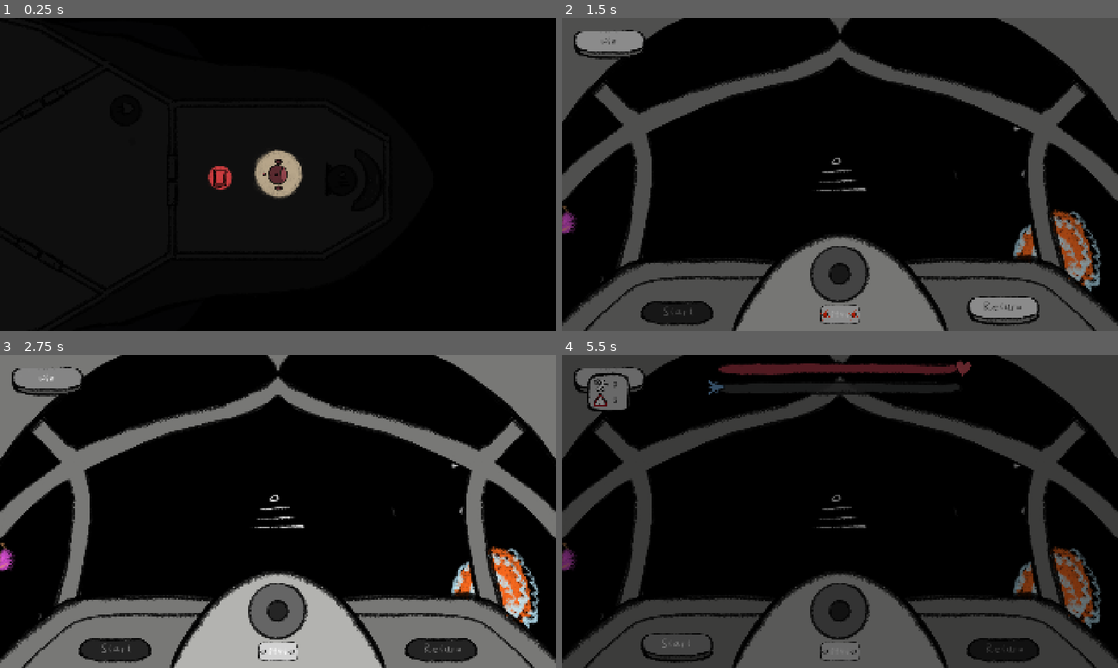
Above: before the commit, frames 1-4 (two rows, left to right).
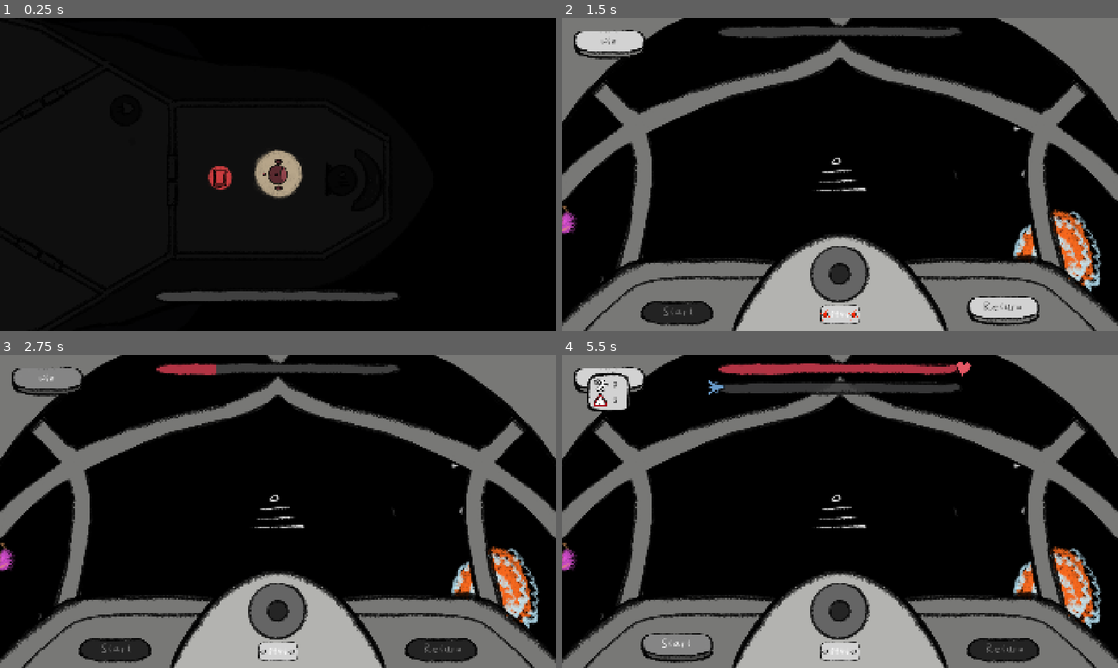
Above: after the commit, the same moments.

Repository: xxPigelxx/spacewrecked
Game: Godot game, scene res://Scenes/MainGame.tscn
Same seed, same stepped clock (60 frames per second), same inputs: the game is played once before the commit and once after it. This scene is started directly instead of the project's main scene. Sound files missing from this copy of the repository are replaced by a short silence.
Inputs (mouse positions are in pixels of both pictures, inside the frame that each line leads up to):
- Up to frame 1 (0.25 s): no input
- Up to frame 2 (1.5 s): tap Enter at 0.5 s; move the mouse to (962, 158) at 0.52 s; hold Right (move_right) 0.53-1.25 s; hold Shift (run) 0.53-1.25 s; click (962, 158) at 0.67 s; tap E (interact) at 1.25 s; drag from (873, 152) to (695, 180) at 1.27 s
- Up to frame 3 (2.75 s): click "win" at 2 s
- Up to frame 4 (5.5 s): click (840, 611) at 2.75 s; tap Enter at 3.5 s; move the mouse to (895, 442) at 3.52 s; hold Right (move_right) 3.53-4.25 s; hold Shift (run) 3.53-4.25 s; tap F (flash_light) at 3.6 s; click (895, 442) at 3.67 s; tap Space at 4.25 s; drag from (812, 574) to (695, 517) at 4.27 s; click "Start" at 5 s

The runs differ from the first frame. In frame 1, 1.2% of the frame differs, in the area x 28-72%, y 87-91%; in frame 2, 35%; in frame 3, 1.3%; in frame 4, 37%, in the area x 0-100%, y 0-100%.

Commit message:
Refine HUD health flow and puzzle UI layering
Adds tutorial health progression so each solved tutorial malfunction restores health in equal steps, and updates the health bar to animate those setup-phase fills. Heartbeat timing/audio was moved from AudioManager into ship_health_bar.gd with a dedicated player, configurable beat/volume thresholds, and new heartbeat assets. Scene updates also adjust CanvasLayer ordering, HUD mouse filtering/process behavior, and multiple puzzle/questionnaire layout positions to keep UI elements readable and correctly stacked.

Diff:
--- a/Scenes/MainGame.tscn
+++ b/Scenes/MainGame.tscn
@@ -307,9 +307,13 @@
 script = ExtResource("16_ktwve")
 
 [node name="hud" type="CanvasLayer" parent="." unique_id=749700066]
+process_mode = 3
+layer = 2
 
 [node name="InfroBars" parent="hud" unique_id=1636553147 instance=ExtResource("24_him8o")]
+mouse_filter = 2
 
 [node name="MalfunctionCounter" parent="hud" unique_id=308412049 instance=ExtResource("25_malfc")]
 offset_right = 124.0
 offset_bottom = 110.0
+mouse_filter = 2
--- a/Scenes/Puzzle/MixPuzzle/mix_Game.tscn
+++ b/Scenes/Puzzle/MixPuzzle/mix_Game.tscn
@@ -3,6 +3,7 @@
 [ext_resource type="Script" uid="uid://5fx0xgbsgc3n" path="res://script/mix_game.gd" id="1_4gov1"]
 [ext_resource type="Texture2D" uid="uid://1q66y115y7eb" path="res://resources/assets/Procreate_Sprites.png" id="2_30gtw"]
 [ext_resource type="Theme" uid="uid://bklgnj0j64yhy" path="res://resources/themes/buttontheam.tres" id="3_u1vo2"]
+[ext_resource type="FontFile" uid="uid://co5jd8hfs2m01" path="res://resources/fonts/Space-Regular.ttf" id="3_xbm6e"]
 [ext_resource type="Texture2D" uid="uid://rv48om81h8jr" path="res://resources/assets/animation/water/water1.tres" id="4_xbm6e"]
 [ext_resource type="Texture2D" uid="uid://7tn74alrr2ru" path="res://resources/assets/animation/water/water2.tres" id="5_mrb28"]
 [ext_resource type="Texture2D" uid="uid://cowl12dmddoth" path="res://resources/assets/animation/water/water3.tres" id="6_6u23x"]
@@ -76,14 +77,33 @@
 anchor_right = 1.0
 anchor_bottom = 1.0
 offset_left = 245.0
-offset_top = 44.0
+offset_top = -35.0
 offset_right = -307.0
-offset_bottom = -26.0
+offset_bottom = -105.0
 grow_horizontal = 2
 grow_vertical = 2
+scale = Vector2(0.9, 0.9)
+pivot_offset_ratio = Vector2(0.5, 0.5)
 mouse_filter = 2
 mouse_behavior_recursive = 2
 theme_override_styles/panel = SubResource("StyleBoxTexture_p5xu6")
+
+[node name="Label" type="Label" parent="Panel2" unique_id=647755221]
+layout_mode = 1
+anchors_preset = 5
+anchor_left = 0.5
+anchor_right = 0.5
+offset_left = -221.11115
+offset_top = 17.222221
+offset_right = 221.88885
+offset_bottom = 82.22222
+grow_horizontal = 2
+theme_override_colors/font_color = Color(0.17641911, 0.17641908, 0.17641908, 1)
+theme_override_fonts/font = ExtResource("3_xbm6e")
+theme_override_font_sizes/font_size = 64
+text = "Treibstoff Lager"
+horizontal_alignment = 1
+vertical_alignment = 1
 
 [node name="Panel" type="Panel" parent="Panel2" unique_id=359702033]
 layout_mode = 1
@@ -114,7 +134,7 @@
 offset_bottom = -31.0
 grow_horizontal = 2
 grow_vertical = 0
-theme_override_constants/separation = 272
+theme_override_constants/separation = 530
 alignment = 1
 
 [node name="winBt" type="Button" parent="Panel2/Button Array" unique_id=1708794599]
@@ -138,7 +158,7 @@
 text = "Return"
 
 [node name="Container" type="Area2D" parent="." unique_id=1839147150 groups=["Container"]]
-position = Vector2(962, 700)
+position = Vector2(962, 579)
 
 [node name="ColorRect" type="ColorRect" parent="Container" unique_id=276339799]
 anchors_preset = -1
@@ -174,28 +194,28 @@
 [node name="Shelfs" type="Node2D" parent="." unique_id=162625515]
 
 [node name="ProcreateSprites" type="Sprite2D" parent="Shelfs" unique_id=1990249481]
-position = Vector2(577, 415.00003)
+position = Vector2(617.875, 415.5)
 scale = Vector2(0.3622807, 0.359375)
 texture = ExtResource("2_30gtw")
 region_enabled = true
 region_rect = Rect2(80, 596, 855, 64)
 
 [node name="ProcreateSprites2" type="Sprite2D" parent="Shelfs" unique_id=160693307]
-position = Vector2(572, 572)
+position = Vector2(612.875, 572.5)
 scale = Vector2(0.3622807, 0.359375)
 texture = ExtResource("2_30gtw")
 region_enabled = true
 region_rect = Rect2(80, 596, 855, 64)
 
 [node name="ProcreateSprites3" type="Sprite2D" parent="Shelfs" unique_id=925709804]
-position = Vector2(1306.875, 415.5)
+position = Vector2(1273.875, 415.5)
 scale = Vector2(0.3622807, 0.359375)
 texture = ExtResource("2_30gtw")
 region_enabled = true
 region_rect = Rect2(80, 596, 855, 64)
 
 [node name="ProcreateSprites4" type="Sprite2D" parent="Shelfs" unique_id=1204505886]
-position = Vector2(1301.875, 572.5)
+position = Vector2(1268.875, 572.5)
 scale = Vector2(0.3622807, 0.359375)
 texture = ExtResource("2_30gtw")
 region_enabled = true
@@ -204,45 +224,45 @@
 [node name="Bottles" type="Node2D" parent="." unique_id=2032119311]
 
 [node name="Bottle" parent="Bottles" unique_id=2017601924 instance=ExtResource("8_qvp7i")]
-position = Vector2(1364, 357)
+position = Vector2(1345, 350)
 bottle_color = Color(0.26039997, 0.74028003, 0.93, 1)
 bottle_name = "Hyperion"
 
 [node name="Bottle2" parent="Bottles" unique_id=906856601 instance=ExtResource("8_qvp7i")]
-position = Vector2(1310, 510)
+position = Vector2(1276, 504)
 bottle_color = Color(0.56, 0.3378667, 0.16800001, 1)
 bottle_name = "Xytherium"
 bottle_texture = ExtResource("9_ppq5g")
 
 [node name="Bottle3" parent="Bottles" unique_id=1125590377 instance=ExtResource("8_qvp7i")]
-position = Vector2(1254, 358)
+position = Vector2(1189, 351)
 bottle_color = Color(0.8772146, 0.54144984, 0.7787397, 1)
 bottle_name = "Zeraphine"
 bottle_texture = ExtResource("10_agi7h")
 
 [node name="Bottle4" parent="Bottles" unique_id=512509899 instance=ExtResource("8_qvp7i")]
-position = Vector2(652, 359)
+position = Vector2(719, 351)
 bottle_color = Color(0.066758975, 0.0923285, 0.010655793, 1)
 bottle_name = "Oel"
 bottle_texture = ExtResource("11_ob2m3")
 
 [node name="Bottle5" parent="Bottles" unique_id=1111120526 instance=ExtResource("8_qvp7i")]
-position = Vector2(488, 355)
+position = Vector2(519, 348)
 bottle_color = Color(0.19195771, 0.39252624, 0.8397936, 1)
 bottle_name = "Wasser"
 bottle_texture = ExtResource("12_nnrny")
 
 [node name="Bottle6" parent="Bottles" unique_id=1422683580 instance=ExtResource("8_qvp7i")]
-position = Vector2(570, 512)
+position = Vector2(620, 507)
 bottle_color = Color(0.59, 0, 0.46216664, 1)
 bottle_name = "Vortex"
 bottle_texture = ExtResource("13_l5cbl")
 
 [node name="Fulestand" type="RichTextLabel" parent="." unique_id=340789079]
-offset_left = 857.0
-offset_top = 854.0
-offset_right = 1115.0
-offset_bottom = 894.0
+offset_left = 850.0
+offset_top = 733.0
+offset_right = 1108.0
+offset_bottom = 773.0
 theme_override_colors/default_color = Color(0.7372549, 0.7372549, 0.7372549, 1)
 theme_override_font_sizes/normal_font_size = 24
 text = "Füllstand: "
@@ -251,7 +271,7 @@
 metadata/_custom_type_script = "uid://clg63em8vrbc0"
 
 [node name="ErrorCode" parent="." unique_id=1170533520 instance=ExtResource("15_unfht")]
-position = Vector2(923, 93.045)
+position = Vector2(923, 848)
 error_code = "Nyxium"
 
 [node name="ProcreateSprites" parent="ErrorCode" index="0" unique_id=1600055411]
--- a/Scenes/Puzzle/NavigationPuzzle/cockpit_window.tscn
+++ b/Scenes/Puzzle/NavigationPuzzle/cockpit_window.tscn
@@ -37,6 +37,7 @@
 radius = 86.0
 
 [node name="CockpitWindow" type="CanvasLayer" unique_id=1066614739]
+layer = 3
 script = ExtResource("12_c6vri")
 correct_order = Array[String](["Aquaron", "Nyxara", "Sproutia", "Solvane", "Ignara"])
 
--- a/Scenes/Puzzle/NavigationPuzzle/cockpit_window2.tscn
+++ b/Scenes/Puzzle/NavigationPuzzle/cockpit_window2.tscn
@@ -37,6 +37,7 @@
 radius = 86.0
 
 [node name="CockpitWindow" type="CanvasLayer" unique_id=1066614739]
+layer = 3
 script = ExtResource("1_bhyvy")
 correct_order = Array[String](["Florexia", "Ignara", "Stellaris", "Aquaron", "Terra"])
 
--- a/Scenes/Puzzle/NavigationPuzzle/cockpit_window3.tscn
+++ b/Scenes/Puzzle/NavigationPuzzle/cockpit_window3.tscn
@@ -37,6 +37,7 @@
 radius = 86.0
 
 [node name="CockpitWindow" type="CanvasLayer" unique_id=1066614739]
+layer = 3
 script = ExtResource("1_j1d3v")
 correct_order = Array[String](["Pyronis", "Sproutia", "Terra", "Nyxara", "Florexia"])
 
--- a/Scenes/Puzzle/NavigationPuzzle/cockpit_window4.tscn
+++ b/Scenes/Puzzle/NavigationPuzzle/cockpit_window4.tscn
@@ -37,6 +37,7 @@
 radius = 86.0
 
 [node name="CockpitWindow" type="CanvasLayer" unique_id=1066614739]
+layer = 3
 script = ExtResource("1_au5em")
 correct_order = Array[String](["Verdantis", "Nyxara", "Sproutia", "Galcium", "Solvane"])
 
--- a/pre_questionear.tscn
+++ b/pre_questionear.tscn
@@ -34,10 +34,10 @@
 anchors_preset = 15
 anchor_right = 1.0
 anchor_bottom = 1.0
-offset_left = 230.0
+offset_left = 478.0
 offset_top = 34.0
-offset_right = -230.0
-offset_bottom = -34.0
+offset_right = -478.0
+offset_bottom = -116.0
 grow_horizontal = 2
 grow_vertical = 2
 theme_override_styles/panel = SubResource("StyleBoxTexture_pre")
@@ -118,9 +118,9 @@
 anchor_right = 0.5
 anchor_bottom = 1.0
 offset_left = -137.0
-offset_top = -110.0
+offset_top = -195.0
 offset_right = 138.0
-offset_bottom = -42.0
+offset_bottom = -127.0
 grow_horizontal = 2
 grow_vertical = 0
 theme = ExtResource("6_theme")
--- a/questionear.tscn
+++ b/questionear.tscn
@@ -31,10 +31,10 @@
 anchors_preset = 15
 anchor_right = 1.0
 anchor_bottom = 1.0
-offset_left = 230.0
+offset_left = 492.0
 offset_top = 34.0
-offset_right = -230.0
-offset_bottom = -34.0
+offset_right = -492.0
+offset_bottom = -88.0
 grow_horizontal = 2
 grow_vertical = 2
 theme_override_styles/panel = SubResource("StyleBoxTexture_wnqk4")
@@ -146,9 +146,9 @@
 anchor_right = 0.5
 anchor_bottom = 1.0
 offset_left = -137.0
-offset_top = -110.0
+offset_top = -164.0
 offset_right = 138.0
-offset_bottom = -42.0
+offset_bottom = -96.0
 grow_horizontal = 2
 grow_vertical = 0
 theme = ExtResource("6_bkink")
--- a/script/GameManager.gd
+++ b/script/GameManager.gd
@@ -65,6 +65,11 @@
 @export var health_per_fix := 20.0             ## Reparatur stellt so viel wieder her (flach)
 @export var health_drain_per_sec := 0.4       ## passiver Verlust pro Sekunde
 @export var drain_per_active_malfunction := 0.05## extra Verlust pro offener Störung (0 = aus)
+
+@export_group("Tutorial")
+## In so vielen gleichen Schritten baut sich die Lebensleiste im Tutorial von 0
+## auf voll auf — eine Stufe pro Tutorial-Stoerung.
+@export var tutorial_steps := 4
 
 # Hinweis: Jede Stoerung hat ihren eigenen spawn_time (Sekunden ab Journey-Start).
 
@@ -288,6 +293,19 @@
 	})
 	malfunctions_solved_changed.emit(malfunctions_solved)
 
+## Tutorial-Reparatur: die Lebensleiste baut sich in gleichen Schritten von 0
+## auf voll auf — ein Schritt pro Tutorial-Stoerung (Strom, Treibstoff, Schild,
+## Navigation). Rein visuelle Progression, max_health bleibt unangetastet, und
+## start_journey() setzt am Ende ohnehin auf voll (ein uebersprungener Schritt
+## korrigiert sich also von selbst).
+##
+## Der Wert springt hier sofort; das weiche Auffuellen macht die Leiste selbst.
+func report_tutorial_repair() -> void:
+	if phase != Phase.SETUP:
+		return
+	var step: float = max_health / float(maxi(tutorial_steps, 1))
+	_set_health(minf(health + step, max_health))
+
 func _set_health(value: float) -> void:
 	health = clampf(value, 0.0, max_health)
 	health_changed.emit(health)
@@ -300,8 +318,11 @@
 ## eine Stufe ueberschritten wird.
 const STRESS_STEP := 5.0
 
+## Nur waehrend der Journey: im Tutorial steigt die Gesundheit von 0 auf voll,
+## das wuerde hier sonst als "maximaler Stress am Anfang" ankommen — also genau
+## verkehrt herum. Die accessibility-Zuweisung laeuft unabhaengig davon weiter.
 func _apply_stress_from_health() -> void:
-	if stress_from_health and dyslexia_enabled:
+	if phase == Phase.JOURNEY and stress_from_health and dyslexia_enabled:
 		var raw := (1.0 - health / max_health) * 100.0
 		DyslexiaManager.stress = roundf(raw / STRESS_STEP) * STRESS_STEP
 	DyslexiaManager.accessibility = not dyslexia_enabled
--- a/script/audio_manager.gd
+++ b/script/audio_manager.gd
@@ -50,73 +50,6 @@
 
 
 # --------------------
-# HERZSCHLAG
-# --------------------
-# Die Taktquelle liegt hier und nicht in der Health-Bar: SceneSwitcher friert
-# beim Oeffnen eines Raetsel-Overlays den ganzen hud-Knoten ein (process_mode =
-# DISABLED). Ein Puls in der Leiste wuerde also genau waehrend der Raetsel
-# stehenbleiben. Der AudioManager ist Autoload und laeuft immer weiter.
-# ship_health_bar.gd liest `heart_beat` fuer die Icon-Animation — so haben
-# Bild und Ton denselben Takt.
-
-const HEARTBEAT_SFX := "res://resources/assets/sfx/heartbeat.wav"
-
-## Schlaege pro Sekunde bei vollem bzw. fast leerem Leben.
-@export var heart_idle_bps := 1.0
-@export var heart_max_bps := 3.0
-## Ab welchem Schaden (0 = unverletzt, 1 = fast tot) wird der Schlag hoerbar?
-@export_range(0.0, 1.0, 0.05) var heart_audible_from := 0.6
-## Lautstaerke an der Hoerschwelle bzw. bei fast leerem Leben.
-@export var heart_min_db := -18.0
-@export var heart_max_db := -4.0
-## Ton komplett abschaltbar — die Puls-Phase laeuft trotzdem weiter, damit das
-## Herz-Icon unabhaengig davon animiert bleibt.
-@export var heartbeat_audio_enabled := true
-
-## 0..1 Puls fuer visuelle Kopplung (1 = Schlag), und aktueller Schaden 0..1.
-var heart_beat: float = 0.0
-var heart_intensity: float = 0.0
-
-var _heart_phase: float = 0.0
-var _heart_last_index: int = -1
-
-func _process(delta: float) -> void:
-	if not _heart_should_run():
-		heart_beat = 0.0
-		heart_intensity = 0.0
-		_heart_phase = 0.0
-		_heart_last_index = -1
-		return
-
-	heart_intensity = clampf(1.0 - GameState.health / GameState.max_health, 0.0, 1.0)
-	var rate: float = lerpf(heart_idle_bps, heart_max_bps, heart_intensity)
-	_heart_phase += delta * rate * TAU
-	heart_beat = sin(_heart_phase) * 0.5 + 0.5
-
-	# Ton genau im Puls-Maximum (sin-Scheitel bei PI/2) ausloesen, damit er
-	# mit dem groessten Ausschlag des Icons zusammenfaellt.
-	var index := floori((_heart_phase - PI * 0.5) / TAU)
-	if index > _heart_last_index:
-		_heart_last_index = index
-		_play_heartbeat()
-
-func _heart_should_run() -> bool:
-	if not ("phase" in GameState) or GameState.phase != GameState.Phase.JOURNEY:
-		return false
-	return GameState.max_health > 0.0
-
-func _play_heartbeat() -> void:
-	if not heartbeat_audio_enabled:
-		return
-	if heart_intensity < heart_audible_from:
-		return
-	if not ResourceLoader.exists(HEARTBEAT_SFX):
-		return
-	# Ab der Hoerschwelle sanft einblenden statt schlagartig einsetzen.
-	var t: float = inverse_lerp(heart_audible_from, 1.0, heart_intensity)
-	play_sfx(HEARTBEAT_SFX, lerpf(heart_min_db, heart_max_db, clampf(t, 0.0, 1.0)))
-
-# --------------------
 # MUSIC SYSTEM
 # --------------------
 
--- a/script/malfunction_interactable.gd
+++ b/script/malfunction_interactable.gd
@@ -175,6 +175,9 @@
 	# Journey-Score/Health/Log nur für Journey-Störungen, nicht für Tutorial.
 	if phase == Phase.JOURNEY:
 		GameState._report_malfunction_solved(_category_name())
+	else:
+		# Tutorial: baut die Lebensleiste schrittweise von 0 auf voll auf.
+		GameState.report_tutorial_repair()
 
 ## Nur reagieren, wenn aktiv. Meldet sich als "in Bearbeitung" beim Spawner.
 func _action() -> void:
--- a/script/ship_health_bar.gd
+++ b/script/ship_health_bar.gd
@@ -1,49 +1,138 @@
 extends TextureProgressBar
 
 @export var fade_time := 0.5
+## Wie lange ein Tutorial-Schritt zum Auffuellen braucht (Sekunden, 0 = sofort).
+@export var fill_time := 0.6
 
-## Puls-Staerke des Herz-Icons (Scale-Ausschlag) bei vollem bzw. fast leerem
-## Leben. Das TEMPO kommt aus AudioManager.heart_beat — dort liegt die
-## Taktquelle, damit Icon und Herzschlag-Ton synchron sind und der Puls auch
-## waehrend eingefrorener Raetsel-Overlays weiterlaeuft.
+@export_group("Herzschlag")
+## Schlaege pro Sekunde bei vollem bzw. fast leerem Leben.
+## 2.0/s = 120 bpm — darueber klingt es nach Panik statt nach Anspannung.
+@export var idle_beats_per_sec := 0.9
+@export var max_beats_per_sec := 2.0
+## Puls-Staerke des Herz-Icons (Scale-Ausschlag) bei vollem bzw. leerem Leben.
 @export var idle_pulse := 0.06
 @export var max_pulse := 0.22
+## Ab welchem LEBENSSTAND wird der Schlag hoerbar — dieselbe Skala wie die
+## Leiste und max_health, also direkt ablesbar statt in Schaden umgerechnet.
+## Achtung beim Herabsetzen: bei 0.4 Leben/s Verfall braucht 65 rund 88 s, und
+## jede Reparatur gibt 20 (= 50 s) zurueck. Zu niedrig = nie hoerbar.
+@export var heartbeat_below_health := 65.0
+## Lautstaerke an der Hoerschwelle bzw. bei leerem Leben.
+@export var heartbeat_min_db := -18.0
+@export var heartbeat_max_db := -4.0
+## Ton abschaltbar — das Icon pulst unabhaengig davon weiter.
+@export var heartbeat_audio_enabled := true
+
+const HEARTBEAT_SFX := "res://resources/assets/sfx/universfield-heartbeat-single-383748.mp3"
 
 ## Herz-Icon: folgt der Fuellkante (X, wie der ShipMarker der Flight-Bar) und
 ## pulst wie ein Herzschlag (Scale) statt zu wippen.
 @onready var _marker: TextureRect = get_node_or_null("ShipHealthMarker")
+
+var _fill_tween: Tween = null
+## Der Puls ist eine Tween-Kette, die sich am Ende selbst neu plant. Tempo und
+## Staerke werden bei jedem Schlag frisch aus dem Lebensstand berechnet — es
+## braucht also kein _process, und der Ton haengt direkt am Ausschlag.
+var _beat_tween: Tween = null
+## Eigener Player statt des geteilten SFX-Pools: der haelt nur 8 Plaetze und
+## waere bei 2 Schlaegen/s sofort belegt.
+var _heart_player: AudioStreamPlayer = null
 
 func _ready() -> void:
 	max_value = GameState.max_health
 	value = GameState.health
 	GameState.phase_changed.connect(_check_phase)
 	GameState.health_changed.connect(_update_health)
-	# Startzustand ohne Animation setzen
-	var in_journey := GameState.phase == GameState.Phase.JOURNEY
-	visible = in_journey
-	modulate.a = 1.0 if in_journey else 0.0
+
+	_heart_player = AudioStreamPlayer.new()
+	_heart_player.bus = "sfx"
+	add_child(_heart_player)
+	if ResourceLoader.exists(HEARTBEAT_SFX):
+		_heart_player.stream = load(HEARTBEAT_SFX)
+
+	# Startzustand ohne Animation setzen. Die Leiste ist schon im Tutorial da —
+	# dort leer, und fuellt sich mit jeder Reparatur. Erst in den Ergebnissen
+	# verschwindet sie.
+	var shown := GameState.phase != GameState.Phase.RESULTS
+	visible = shown
+	modulate.a = 1.0 if shown else 0.0
+	_update_marker_visibility()
 	_follow_fill.call_deferred()
-
-## Herzschlag: Takt kommt vom AudioManager, hier wird nur die Staerke skaliert.
-func _process(_delta: float) -> void:
-	if not is_instance_valid(_marker):
-		return
-	if not visible or GameState.phase != GameState.Phase.JOURNEY:
-		_marker.scale = Vector2.ONE
-		return
-	# 0 = volles Leben, 1 = fast tot -> treibt die Puls-Staerke.
-	var intensity: float = clampf(1.0 - value / max_value, 0.0, 1.0) if max_value > 0.0 else 0.0
-	var amp: float = lerpf(idle_pulse, max_pulse, intensity)
-	# 0..1-Puls (Herz wird nur groesser, nie kleiner), Skalierung um die Mitte.
-	_marker.pivot_offset = _marker.size * 0.5
-	var s: float = 1.0 + AudioManager.heart_beat * amp
-	_marker.scale = Vector2(s, s)
+	_update_beating()
 
 func _check_phase(phase: int) -> void:
-	if phase == GameState.Phase.JOURNEY:
+	_update_marker_visibility()
+	if phase == GameState.Phase.RESULTS:
+		_fade_out()
+	else:
 		_fade_in()
+	_update_beating()
+
+## Das Herz gehoert zum Herzschlag — und der laeuft erst ab der Journey.
+## Im Tutorial ist die Leiste da, aber ohne pochendes Herz.
+func _update_marker_visibility() -> void:
+	if is_instance_valid(_marker):
+		_marker.visible = GameState.phase == GameState.Phase.JOURNEY
+
+# ---------------------------------------------------------------------------
+# HERZSCHLAG
+# ---------------------------------------------------------------------------
+
+func _update_beating() -> void:
+	if GameState.phase == GameState.Phase.JOURNEY and is_instance_valid(_marker):
+		if _beat_tween == null:
+			_beat_once()
 	else:
-		_fade_out()
+		_stop_beating()
+
+func _stop_beating() -> void:
+	if _beat_tween and _beat_tween.is_valid():
+		_beat_tween.kill()
+	_beat_tween = null
+	if is_instance_valid(_marker):
+		_marker.scale = Vector2.ONE
+
+## Ein Schlag: Ton anspielen, Icon kurz aufgehen und zurueck, den Rest des
+## Intervalls warten, dann sich selbst erneut aufrufen.
+func _beat_once() -> void:
+	if not is_instance_valid(_marker) or GameState.phase != GameState.Phase.JOURNEY:
+		_stop_beating()
+		return
+
+	# 0 = volles Leben, 1 = fast tot -> treibt Tempo und Puls-Staerke.
+	var intensity: float = clampf(1.0 - value / max_value, 0.0, 1.0) if max_value > 0.0 else 0.0
+	var interval: float = 1.0 / maxf(lerpf(idle_beats_per_sec, max_beats_per_sec, intensity), 0.05)
+	var amp: float = lerpf(idle_pulse, max_pulse, intensity)
+
+	_play_heartbeat()
+
+	# Anschlag kurz, Ruecklauf etwas laenger — das liest sich als Schlag statt
+	# als Atmen. Bei schnellem Puls anteilig gestaucht.
+	var up: float = minf(interval * 0.18, 0.10)
+	var down: float = minf(interval * 0.42, 0.28)
+
+	_marker.pivot_offset = _marker.size * 0.5
+	_beat_tween = create_tween()
+	_beat_tween.tween_property(_marker, "scale", Vector2.ONE * (1.0 + amp), up)\
+		.set_trans(Tween.TRANS_SINE).set_ease(Tween.EASE_OUT)
+	_beat_tween.tween_property(_marker, "scale", Vector2.ONE, down)\
+		.set_trans(Tween.TRANS_SINE).set_ease(Tween.EASE_IN)
+	_beat_tween.tween_interval(maxf(interval - up - down, 0.0))
+	_beat_tween.tween_callback(_beat_once)
+
+func _play_heartbeat() -> void:
+	if not heartbeat_audio_enabled or _heart_player.stream == null:
+		return
+	if value > heartbeat_below_health:
+		return
+	# Ab der Hoerschwelle sanft einblenden statt schlagartig einsetzen.
+	var t: float = inverse_lerp(heartbeat_below_health, 0.0, value)
+	_heart_player.volume_db = lerpf(heartbeat_min_db, heartbeat_max_db, clampf(t, 0.0, 1.0))
+	# Neu ab 0 starten — loest einen noch klingenden Schlag ab statt ihn zu
+	# ueberlagern, falls der Puls schneller ist als die Aufnahme lang.
+	_heart_player.play(0.0)
+
+# ---------------------------------------------------------------------------
 
 func _fade_in() -> void:
 	visible = true
@@ -55,8 +144,26 @@
 	tween.tween_property(self, "modulate:a", 0.0, fade_time)
 	tween.tween_callback(func(): visible = false)
 
+## Im Tutorial kommt die Gesundheit in vier grossen Spruengen — die werden weich
+## aufgefuellt. In der Journey aendert sie sich durch den Drain jeden Frame, dort
+## wird direkt gesetzt (sonst entstuende pro Frame ein neuer Tween).
 func _update_health(new_health: float) -> void:
-	value = new_health
+	if GameState.phase == GameState.Phase.SETUP and fill_time > 0.0:
+		_kill_fill_tween()
+		_fill_tween = create_tween()
+		_fill_tween.set_trans(Tween.TRANS_SINE).set_ease(Tween.EASE_OUT)
+		_fill_tween.tween_method(_set_bar_value, value, new_health, fill_time)
+		return
+	_kill_fill_tween()
+	_set_bar_value(new_health)
+
+func _kill_fill_tween() -> void:
+	if _fill_tween and _fill_tween.is_valid():
+		_fill_tween.kill()
+	_fill_tween = null
+
+func _set_bar_value(v: float) -> void:
+	value = v
 	_follow_fill()
 
 ## X-Position des Herzens an die Fuellkante koppeln (Y bleibt zentriert).
Not shown, added: resources/assets/sfx/dragon-studio-heartbeat-sound-372448.mp3.import
Not shown, added: resources/assets/sfx/universfield-heartbeat-single-383748.mp3.import
Not shown, added: resources/assets/sfx/dragon-studio-heartbeat-sound-372448.mp3
Not shown, added: resources/assets/sfx/universfield-heartbeat-single-383748.mp3
